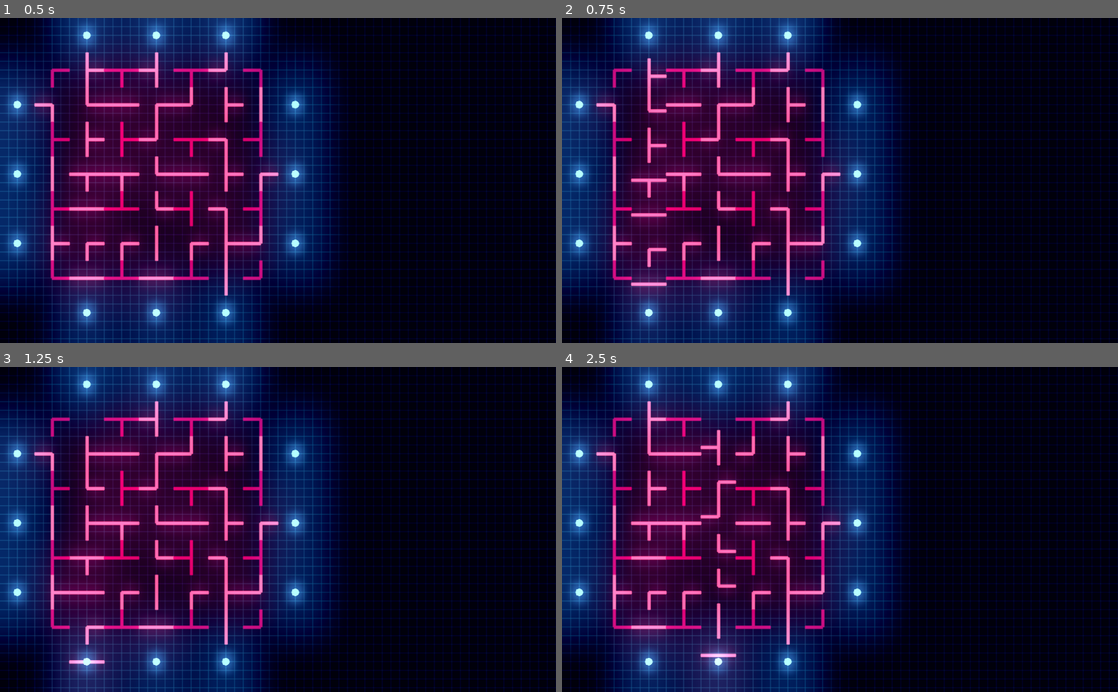
Above: before the commit, frames 1-4 (two rows, left to right).
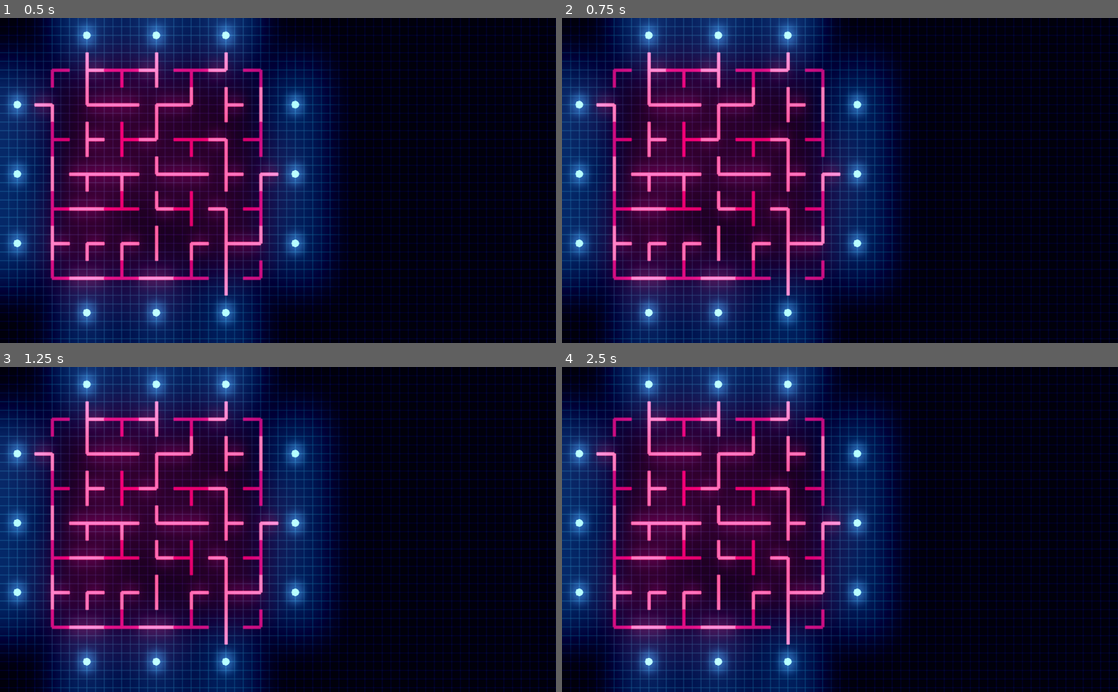
Above: after the commit, the same moments.

Repository: arran-nz/RapidRescue
Game: Godot game, scene res://Game.tscn
The game is run twice, just before and just after one commit, with the same random seed, the same clock (stepped at 60 frames per second) and the same inputs.
Inputs (mouse positions are in pixels of both pictures, inside the frame that each line leads up to):
- Up to frame 1 (0.5 s): no input
- Up to frame 2 (0.75 s): tap Enter at 0.5 s; move the mouse to (650, 34) at 0.52 s; click (650, 34) at 0.67 s
- Up to frame 3 (1.25 s): no input
- Up to frame 4 (2.5 s): move the mouse to (650, 662) at 1.27 s; click (650, 662) at 1.42 s; move the mouse to (717, 383) at 2.02 s; click (717, 383) at 2.17 s

Frame 1 is identical in both runs. In frame 2, 0.9% of the frame differs, in the area x 12-19%, y 10-83%; in frame 3, 1.1%; in frame 4, 1.6%, in the area x 24-32%, y 10-100%.

Commit message:
Disabled Collision, Moved Hand Transform

Diff:
--- a/MoveMaze/Game.tscn
+++ b/MoveMaze/Game.tscn
@@ -115,6 +115,7 @@
 
 [node name="Hand" type="Node2D" parent="Board" index="1"]
 
+position = Vector2( 756.854, 189.214 )
 script = ExtResource( 3 )
 
 [node name="WorldEnvironment" type="WorldEnvironment" parent="." index="1"]
--- a/MoveMaze/Objects/Path.tscn
+++ b/MoveMaze/Objects/Path.tscn
@@ -9,7 +9,6 @@
 
 [node name="Path" type="KinematicBody2D"]
 
-editor/display_folded = true
 position = Vector2( 128, 128 )
 input_pickable = false
 collision_layer = 1
@@ -21,3 +20,4 @@
 [node name="CollisionShape2D" type="CollisionShape2D" parent="." index="0"]
 
 shape = SubResource( 1 )
+disabled = true
--- a/MoveMaze/Objects/Path_Injector_Btn.tscn
+++ b/MoveMaze/Objects/Path_Injector_Btn.tscn
@@ -1,14 +1,13 @@
 [gd_scene load_steps=3 format=2]
 
 [ext_resource path="res://Scripts/Path_Injector_Btn.gd" type="Script" id=1]
-
 
 [sub_resource type="RectangleShape2D" id=1]
 
 custom_solver_bias = 0.0
 extents = Vector2( 10, 10 )
 
-[node name="PathInjector" type="Area2D"]
+[node name="PathInjector" type="Area2D" index="0"]
 
 input_pickable = true
 gravity_vec = Vector2( 0, 1 )
@@ -22,3 +21,4 @@
 [node name="CollisionShape2D" type="CollisionShape2D" parent="." index="0"]
 
 shape = SubResource( 1 )
+disabled = true
